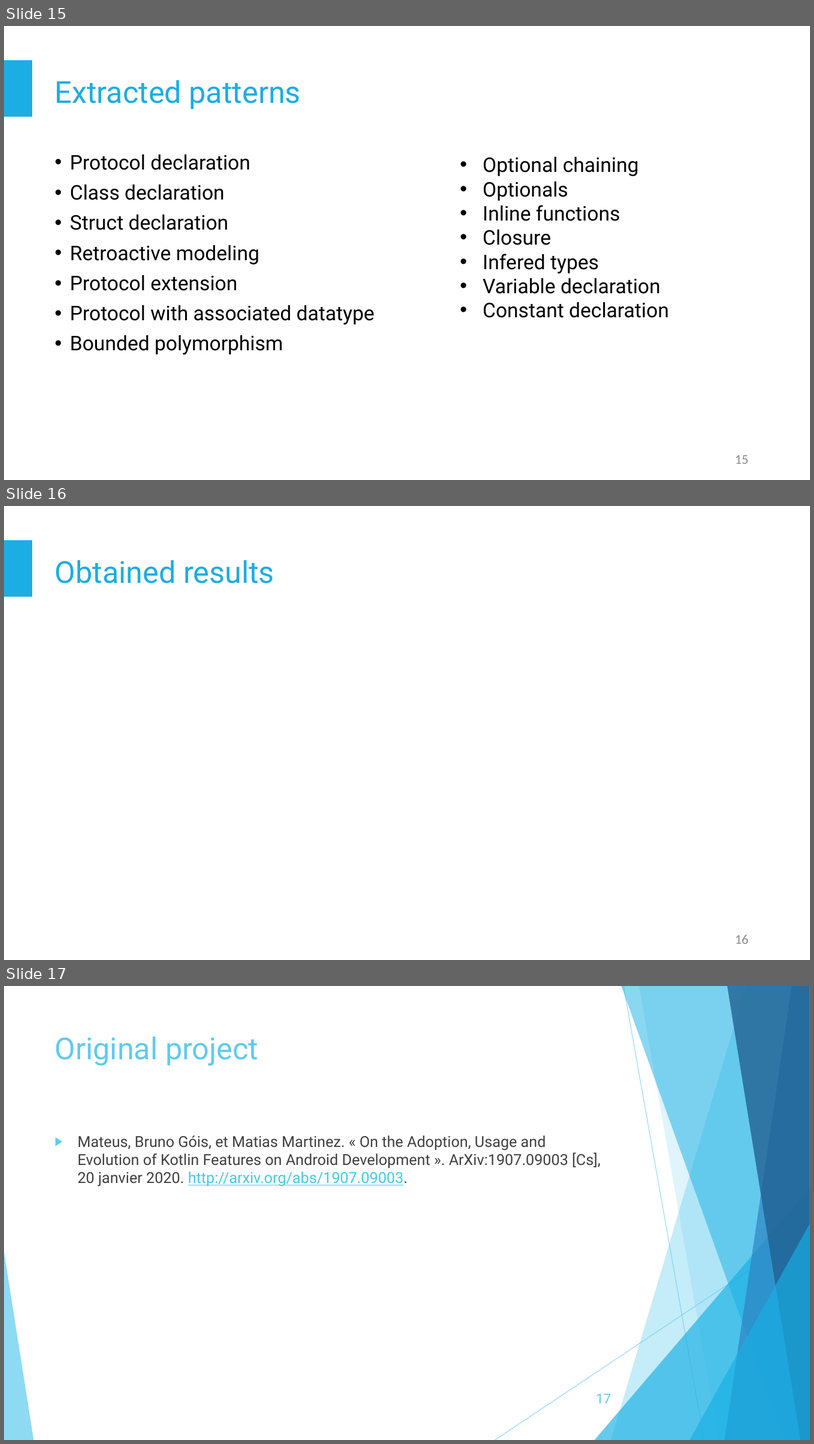
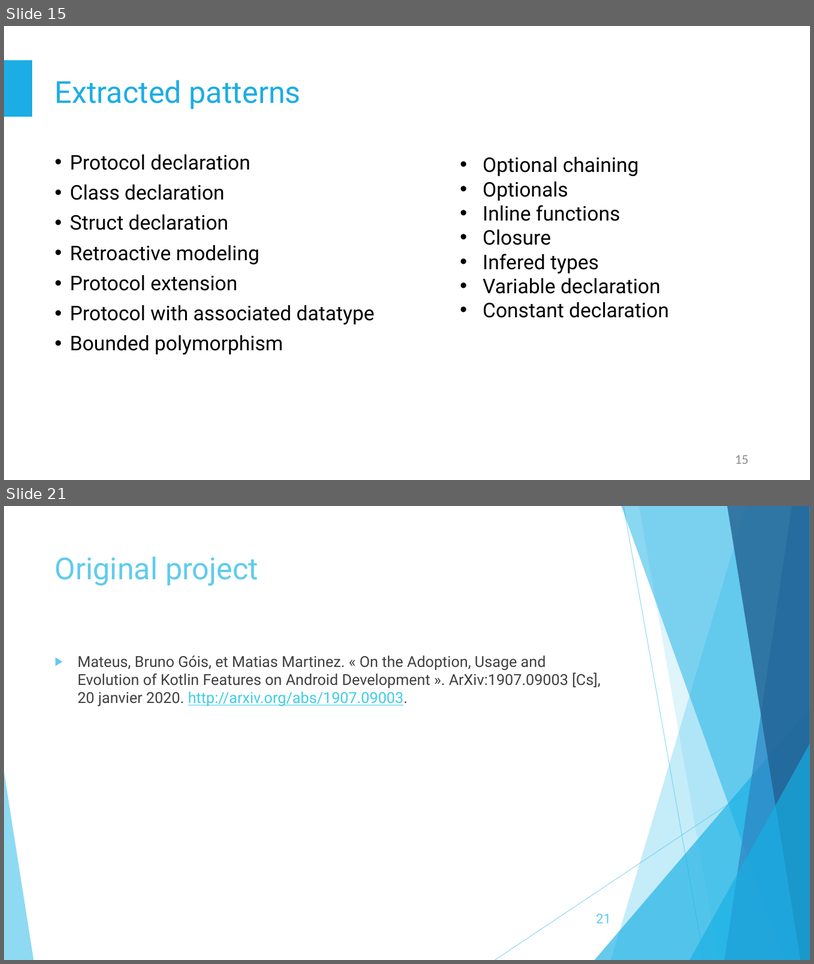
Before and after one commit to staufga0/Pattern-extraction-swift, a slide deck: presentation/Pattern Extraction Final.pptx. Shown one above the other, each under a label of ours: slides 15, 16 and 17 before the commit, slides 15 and 21 after it; the slides between them are not shown. The pictures are 814x1444 and 814x964 pixels, drawn with LibreOffice and Linux fonts; fonts in the diff are those of the drawing. Boxes give left, top, right and bottom in pixels: in the first picture for what was removed or moved away, otherwise in the second. Text is boxed around its words. In the diff, an @@ line names an element or a change of style, - is before the commit and + after.

```diff
--- a/presentation/Pattern Extraction Final.pptx
+++ b/presentation/Pattern Extraction Final.pptx
@@ slide 16 removed at <box>4,506,810,960</box>, background #FFFFFF; not listed: 1 template element that a slide beside it also shows @@
@@ title removed at <box>55,560,275,583</box> @@
-Obtained results
@@ page number removed at <box>735,934,749,943</box> @@
-16
@@ what was slide 17 is now slide 21 @@
@@ page number at <box>596,913,611,923</box>: text changed @@
-17
+21
```
Also in this commit, not shown: 1 slide changed, 5 slides added.
